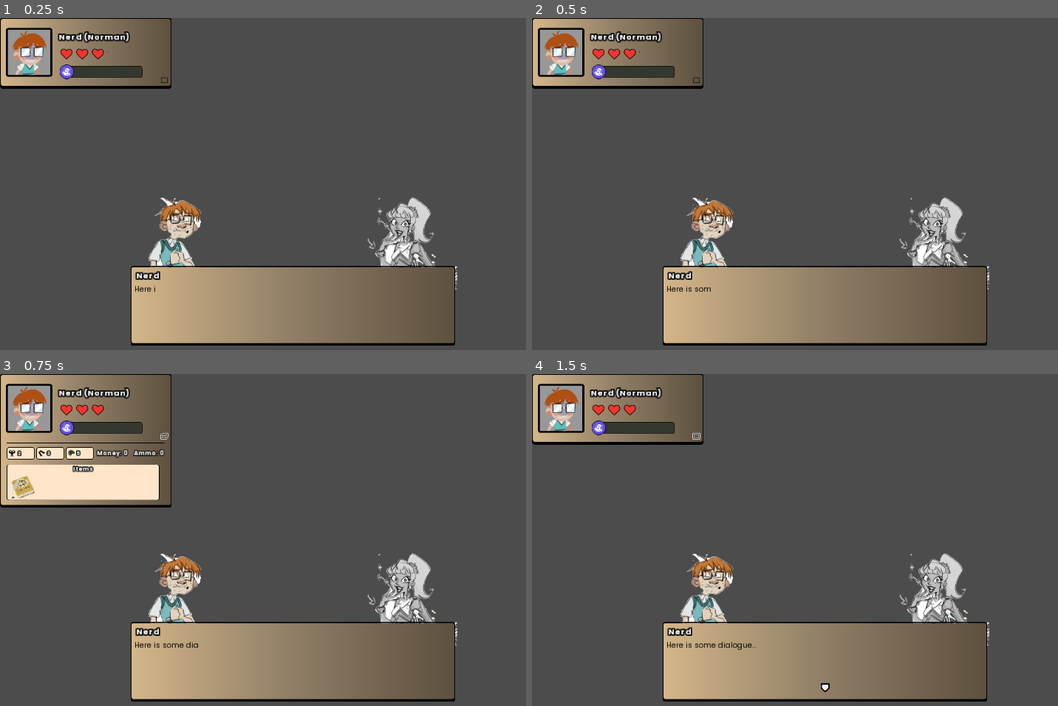
Above: before the commit, frames 1-4 (two rows, left to right).
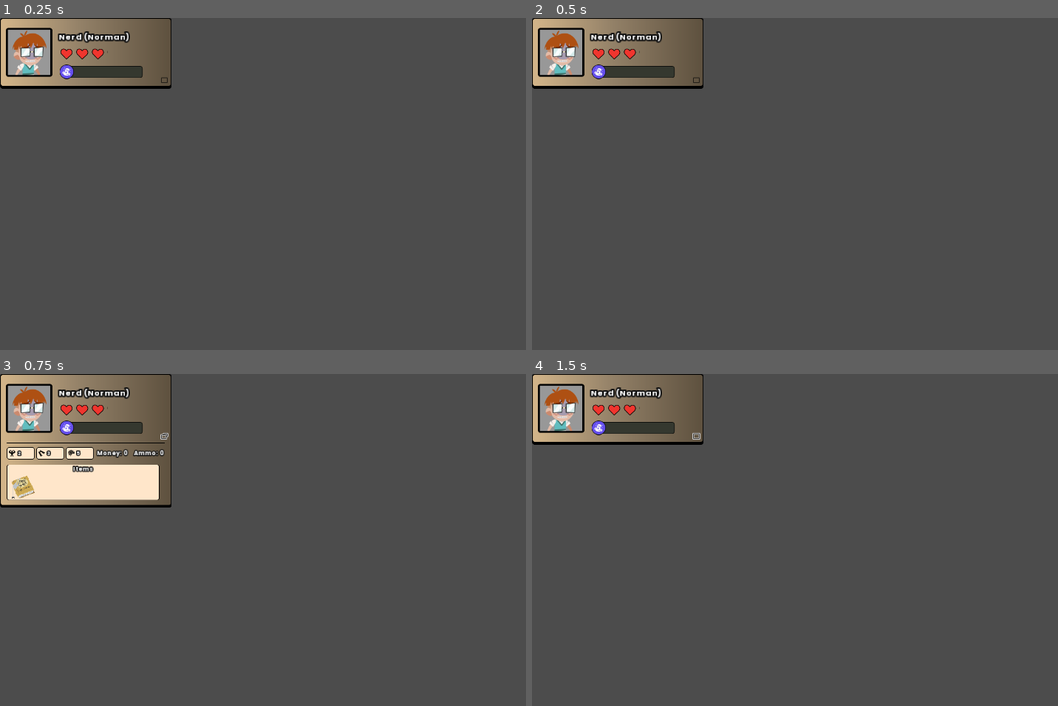
Above: after the commit, the same moments.

Repository: game-jam-it/game-off-jam
Game: Godot game, scene res://Main.tscn
Same seed, same stepped clock (60 frames per second), same inputs: the game is played once before the commit and once after it.
Inputs (mouse positions are in pixels of both pictures, inside the frame that each line leads up to):
- Up to frame 1 (0.25 s): no input
- Up to frame 2 (0.5 s): no input
- Up to frame 3 (0.75 s): click (163, 437) at 0.5 s
- Up to frame 4 (1.5 s): click (695, 437) at 1.25 s

The runs differ from the first frame. In frame 1, 16% of the frame differs, in the area x 24-87%, y 54-99%; in frame 2, 16%; in frame 3, 16%; in frame 4, 16%.

Commit message:
Implementing some dialogue
Implemented some dialogue and functions to go along with them. Still have to do some work on shops

Diff:
--- a/Dialogue/dialogue1.json
+++ /dev/null
@@ -1,10 +0,0 @@
-[
-  {
-    "Name": "Nerd",
-    "Text": "This is another dialogue",
-    "Speaking": "left",
-    "PortraitLeft": "portrait_nerd",
-    "PortraitRight": "portrait_cheerleader",
-    "Choice": false
-  }
-]
--- /dev/null
+++ b/Dialogue/dialogue_cementary.json
@@ -0,0 +1,10 @@
+[
+  {
+    "Name": "Cemetery Gates",
+    "Text": "You shouldn’t be here, not yet, at the very least.",
+    "Speaking": "left",
+    "PortraitLeft": "",
+    "PortraitRight": "",
+    "Choice": false
+  }
+]
--- /dev/null
+++ b/Dialogue/dialogue_cementary_ready.json
@@ -0,0 +1,10 @@
+[
+  {
+    "Name": "Cemetery Gates",
+    "Text": "It’s time, let’s put this whole thing to rest.",
+    "Speaking": "left",
+    "PortraitLeft": "",
+    "PortraitRight": "",
+    "Choice": false
+  }
+]
--- /dev/null
+++ b/Dialogue/dialogue_rest.json
@@ -0,0 +1,20 @@
+[
+  {
+    "Name": "Home",
+    "Text": "You have some time to kill, how about a quick rest?",
+    "Speaking": "left",
+    "PortraitLeft": "",
+    "PortraitRight": "",
+    "Choice": true,
+    "Choice1": ["I should rest a bit (Rest)", "restore_health", "1"],
+    "Choice2": ["I should go", "close_dialogue"]
+  },
+  {
+    "Name": "Home",
+    "Text": "You spend some time resting and tending to your wounds, you also (Character Activity). you feel a bit better when you’re done. (+1 HP)",
+    "Speaking": "left",
+    "PortraitLeft": "",
+    "PortraitRight": "",
+    "Choice": false
+  },
+]
--- /dev/null
+++ b/Dialogue/dialogue_shop.json
@@ -0,0 +1,12 @@
+[
+  {
+    "Name": "Shopkeeper",
+    "Text": "Welcome to my shop! What are you buying?",
+    "Speaking": "right",
+    "PortraitLeft": "",
+    "PortraitRight": "",
+    "Choice": true,
+    "Choice1": ["I would like this (Open shop)", "open_shop", "0"],
+    "Choice2": ["I don't need anything", "close_dialogue"]
+  }
+]
--- /dev/null
+++ b/Dialogue/dialogue_shop_failed_purchase.json
@@ -0,0 +1,9 @@
+[
+  {
+    "Name": "Shopkeeper",
+    "Text": "You don’t have enough money.",
+    "Speaking": "right",
+    "PortraitLeft": "",
+    "PortraitRight": "",
+    "Choice": false
+]
--- /dev/null
+++ b/Dialogue/dialogue_shop_leave.json
@@ -0,0 +1,9 @@
+[
+  {
+    "Name": "Shopkeeper",
+    "Text": "Come again!",
+    "Speaking": "right",
+    "PortraitLeft": "",
+    "PortraitRight": "",
+    "Choice": false
+]
--- /dev/null
+++ b/Dialogue/dialogue_shop_purchase.json
@@ -0,0 +1,12 @@
+[
+  {
+    "Name": "Shopkeeper",
+    "Text": "You want %s? That’ll be %s.",
+    "Speaking": "right",
+    "PortraitLeft": "",
+    "PortraitRight": "",
+    "Choice": true,
+    "Choice1": ["Yes I’ll buy this (Purchase)", "purchase_item"],
+    "Choice2": ["No I don’t want it", "close_dialogue"]
+  }
+]
--- /dev/null
+++ b/Dialogue/dialogue_shop_purchase_cancel.json
@@ -0,0 +1,12 @@
+[
+  {
+    "Name": "Shopkeeper",
+    "Text": "That’s fine, anything else you’re interested in?",
+    "Speaking": "right",
+    "PortraitLeft": "",
+    "PortraitRight": "",
+    "Choice": true,
+    "Choice1": ["Yes I’ll buy something else", "open_shop", "0"],
+    "Choice2": ["No, I’ll be on my way", "close_dialogue"]
+  }
+]
--- /dev/null
+++ b/Dialogue/dialogue_shop_successful_purchase.json
@@ -0,0 +1,9 @@
+[
+  {
+    "Name": "Shopkeeper",
+    "Text": "Thank you so much! I hope you enjoy your new %s.",
+    "Speaking": "right",
+    "PortraitLeft": "",
+    "PortraitRight": "",
+    "Choice": false
+]
--- /dev/null
+++ b/Dialogue/dialogue_study.json
@@ -0,0 +1,20 @@
+[
+  {
+    "Name": "Ritual remnants",
+    "Text": "This is the ritual that has been conducted, should I study it?",
+    "Speaking": "left",
+    "PortraitLeft": "",
+    "PortraitRight": "",
+    "Choice": true,
+    "Choice1": ["I have time to study this (Study)", "increase_smarts", "1"],
+    "Choice2": ["I should go", "close_dialogue"]
+  },
+  {
+    "Name": "Ritual remnants",
+    "Text": "You study the occult blasphemies and oddities that make up the ritual that has been conducted, you know a bit more about this town and how it works. (+1 Smarts)",
+    "Speaking": "left",
+    "PortraitLeft": "",
+    "PortraitRight": "",
+    "Choice": false
+  },
+]
--- a/Dialogue/dialogue0.json
+++ b/Dialogue/dialogue_test.json
@@ -30,15 +30,15 @@
     "PortraitLeft": "portrait_nerd",
     "PortraitRight": "portrait_cheerleader",
     "Choice": true,
-    "Choice1": ["Keep talking", "show_dialogue", "dialogue1"],
+    "Choice1": ["Keep talking", ""],
     "Choice2": ["Walk away", "close_dialogue"]
   },
   {
     "Name": "Cheerleader",
-    "Text": "And the talking continues",
+    "Text": "And the dialogue continues...",
     "Speaking": "right",
     "PortraitLeft": "portrait_nerd",
     "PortraitRight": "portrait_cheerleader",
     "Choice": false
-  },
+  }
 ]
--- /dev/null
+++ b/Dialogue/dialogue_train_agility.json
@@ -0,0 +1,20 @@
+[
+  {
+    "Name": "Running track",
+    "Text": "Should I take a run on the school’s track?",
+    "Speaking": "left",
+    "PortraitLeft": "",
+    "PortraitRight": "",
+    "Choice": true,
+    "Choice1": ["I have time for this (Train Agility)", "increase_daring", "1"],
+    "Choice2": ["I should go", "close_dialogue"]
+  },
+  {
+    "Name": "Running track",
+    "Text": "You take a run on the school’s track, you feel more agile. (+1 Daring)",
+    "Speaking": "left",
+    "PortraitLeft": "",
+    "PortraitRight": "",
+    "Choice": false
+  },
+]
--- /dev/null
+++ b/Dialogue/dialogue_train_strength.json
@@ -0,0 +1,20 @@
+[
+  {
+    "Name": "Weights",
+    "Text": "Should I take these weights to train for a bit?",
+    "Speaking": "left",
+    "PortraitLeft": "",
+    "PortraitRight": "",
+    "Choice": true,
+    "Choice1": ["I have time for this (Train Strength)", "increase_fortitude", "1"],
+    "Choice2": ["I should go", "close_dialogue"]
+  },
+  {
+    "Name": "Weights",
+    "Text": "You bring some weights to the school’s field and begin lifting. You feel stronger. (+1 Fortitude)",
+    "Speaking": "left",
+    "PortraitLeft": "",
+    "PortraitRight": "",
+    "Choice": false
+  },
+]
--- a/UserInterface/DialogueSystem/DialogueBox.gd
+++ b/UserInterface/DialogueSystem/DialogueBox.gd
@@ -183,3 +183,23 @@
 
 	# After opening the new dialogue box close this one
 	queue_free()
+
+func open_shop(shop_id: String) -> void:
+	# TODO
+	print("Opening shop with id " + shop_id)
+
+func purchase_item() -> void:
+	#TODO
+	print("Purchasing item")
+
+func increase_fortitude(value: String) -> void:
+	ActorStats.fortitude += int(value)
+
+func increase_daring(value: String) -> void:
+	ActorStats.daring += int(value)
+
+func increase_smarts(value: String) -> void:
+	ActorStats.smarts += int(value)
+
+func restore_health(value: String) -> void:
+	ActorStats.current_hearts += int(value)
--- a/UserInterface/ExpeditionUI/ExpeditionUI.gd
+++ b/UserInterface/ExpeditionUI/ExpeditionUI.gd
@@ -12,7 +12,6 @@
 		self.character_name = ActorStats.character.name
 
 	ActorStats.connect("character_changed", self, "on_character_changed")
-	DialogueSystem.show_dialogue("dialogue0")
 
 func set_character_name(name: String) -> void:
 	character_name = name
